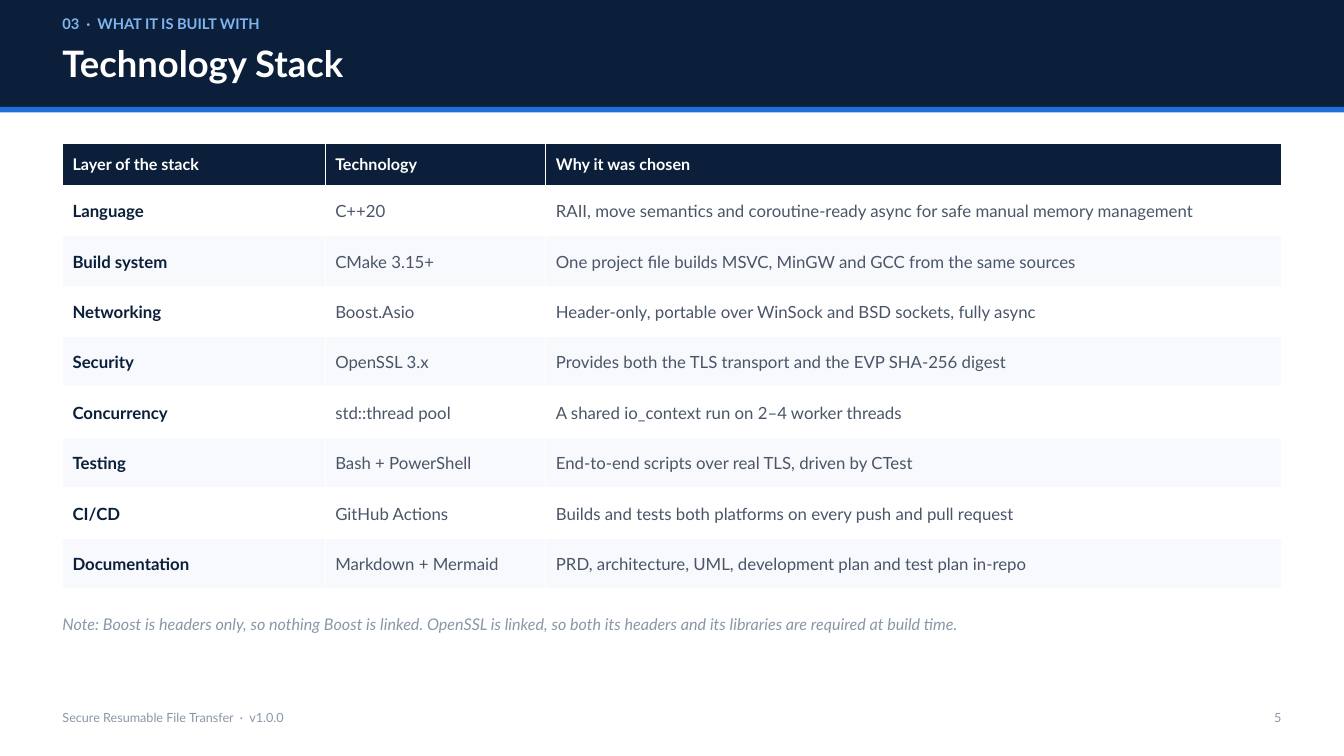
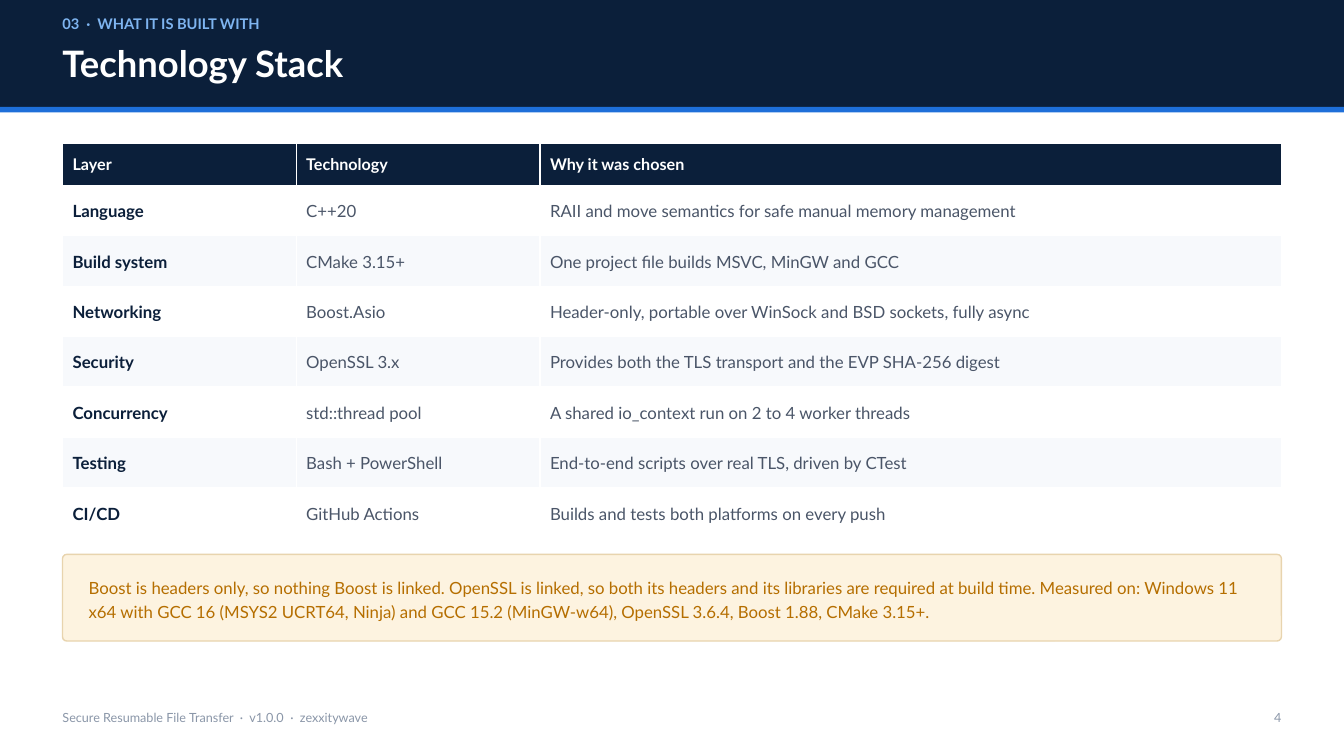
Before and after one commit to zexxitywave/File-transfer-, a slide deck: slide 4 of presentation/Secure-Resumable-File-Transfer.pptx (slide 5 before the commit). Drawn at 1344x756 pixels with LibreOffice and Linux fonts; fonts in the diff are those of the drawing. Boxes give left, top, right and bottom in pixels: in the first picture for what was removed or moved away, otherwise in the second. Text is boxed around its words. In the diff, an @@ line names an element or a change of style, - is before the commit and + after.

Commit message:
Tighten the presentation to 16 slides and remove all placeholders
- Merge the paired slides (TLS with integrity, resumption with concurrency,
  testing with results, CI with design decisions) and drop the agenda slide,
  cutting the deck from 22 slides to 16 for a shorter presentation slot
- Fill the title and closing slides from the repository itself (maintainer
  handle, repository URL, version, platforms, test count, MIT licence) so
  there is nothing left for a presenter to fill in by hand
- Fix bullets() rendering plain items as a bare marker: a bullet without the
  "||" head separator was writing the empty tail instead of its own text
- Give the deck a close slide, and fix check_deck.py so the text dump survives
  the cp1252 console encoding used on Windows

```diff
--- a/presentation/Secure-Resumable-File-Transfer.pptx
+++ b/presentation/Secure-Resumable-File-Transfer.pptx
@@ table at <box>63,143,1282,538</box> @@
-row 1, column 1: Layer of the stack
+row 1, column 1: Layer
-row 2, column 3: RAII, move semantics and coroutine-ready async for safe manual memory management
+row 2, column 3: RAII and move semantics for safe manual memory management
-row 3, column 3: One project file builds MSVC, MinGW and GCC from the same sources
+row 3, column 3: One project file builds MSVC, MinGW and GCC
-row 6, column 3: A shared io_context run on 2–4 worker threads
+row 6, column 3: A shared io_context run on 2 to 4 worker threads
-row 8: CI/CD | GitHub Actions | Builds and tests both platforms on every push and pull request
-row 9: Documentation | Markdown + Mermaid | PRD, architecture, UML, development plan and test plan in-repo
+row 8: CI/CD | GitHub Actions | Builds and tests both platforms on every push
@@ rounded rectangle added at <box>63,555,1281,641</box>, fill #FDF3E0, outline #E8D4AE 1 pt @@
@@ text "Boost is headers only, so ..." at <box>89,581,1237,621</box>: vertical alignment top to middle @@
@@ text at <box>89,581,1237,621</box>: text changed; size 11.5 to 12 pt; text colour #8A96A8 to #B56E00; italic off @@
-Note: Boost is headers only, so nothing Boost is linked. OpenSSL is linked, so both its headers and its libraries are required at build time.
+Boost is headers only, so nothing Boost is linked. OpenSSL is linked, so both its headers and its libraries are required at build time. Measured on: Windows 11 x64 with GCC 16 (MSYS2 UCRT64, Ninja) and GCC 15.2 (MinGW-w64), OpenSSL 3.6.4, Boost 1.88, CMake 3.15+.
@@ text at <box>62,713,368,724</box>: text changed @@
-Secure Resumable File Transfer · v1.0.0
+Secure Resumable File Transfer · v1.0.0 · zexxitywave
@@ text at <box>1274,713,1281,722</box>: text changed @@
-5
+4
```
Also in this commit, not shown: 15 other slides changed, 6 slides removed, 2 other files.
